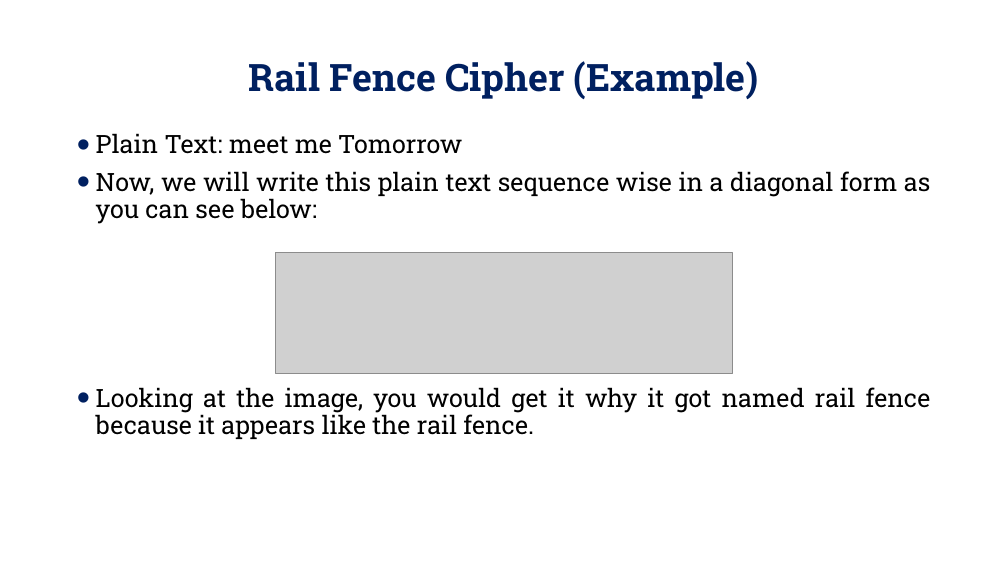
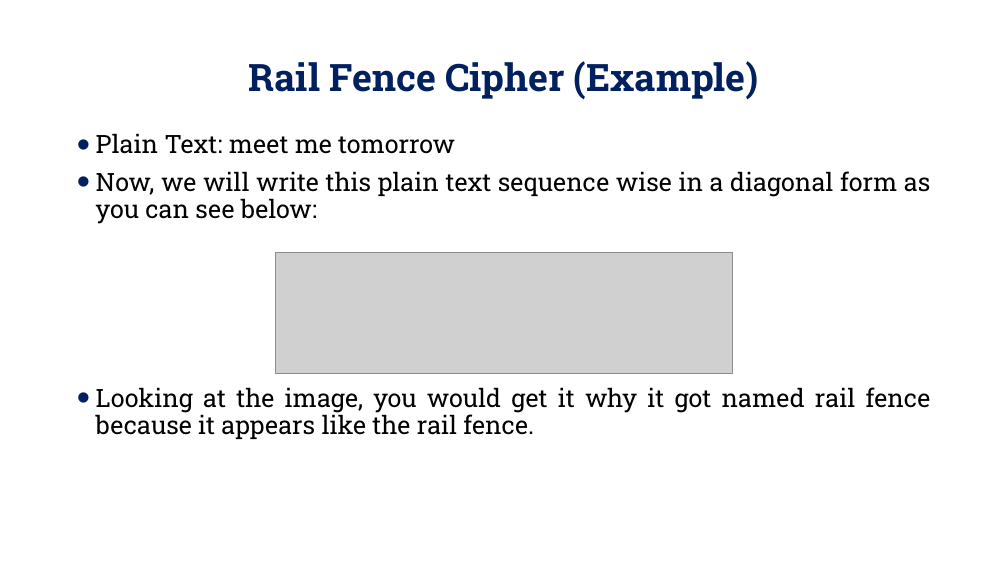
Before and after one commit to Alamgir-JUST/Lecture-Slides, a slide deck: slide 5 of Cryptography and Network Security/Lecture-06.pptx. Drawn at 1008x567 pixels with LibreOffice and Linux fonts; fonts in the diff are those of the drawing; grey boxes stand for pictures; background and template pictures are left out. Boxes give left, top, right and bottom in pixels: in the first picture for what was removed or moved away, otherwise in the second. Text is boxed around its words. In the diff, an @@ line names an element or a change of style, - is before the commit and + after.

```diff
--- a/Cryptography and Network Security/Lecture-06.pptx
+++ b/Cryptography and Network Security/Lecture-06.pptx
@@ text at <box>96,133,455,154</box>: text changed @@
-• Plain Text: meet me Tomorrow
+• Plain Text: meet me tomorrow
```
Also in this commit, not shown: 3 other slides changed, 1 slide added, 1 other file.
